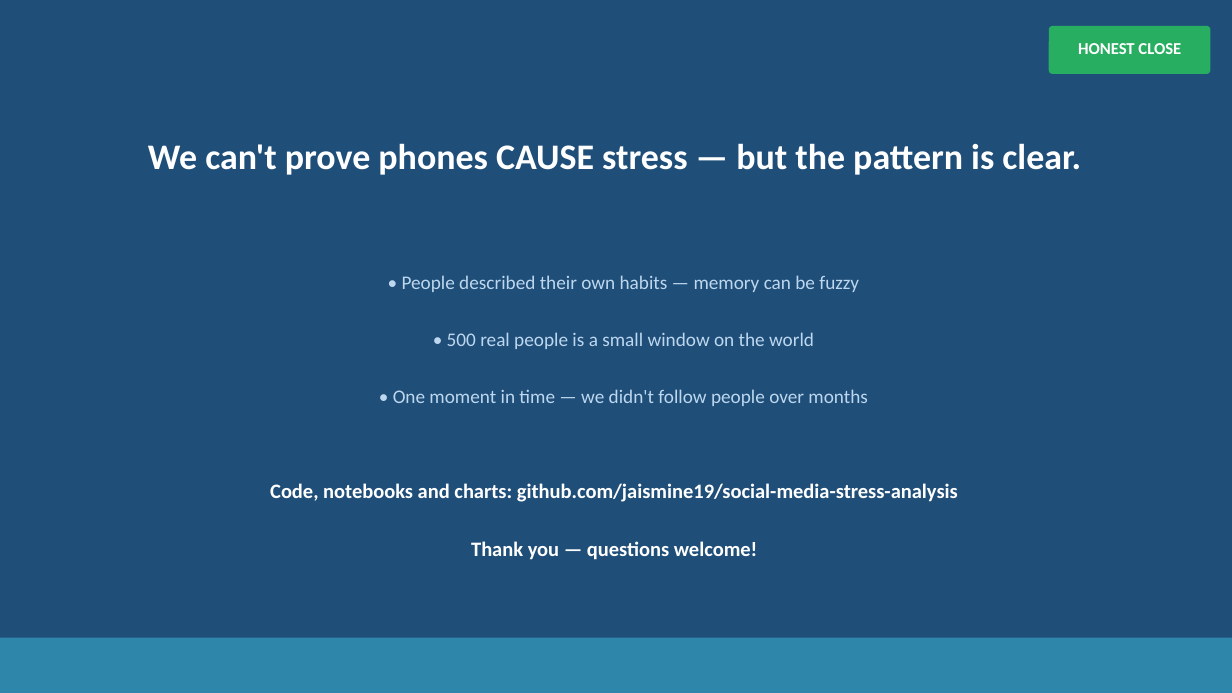
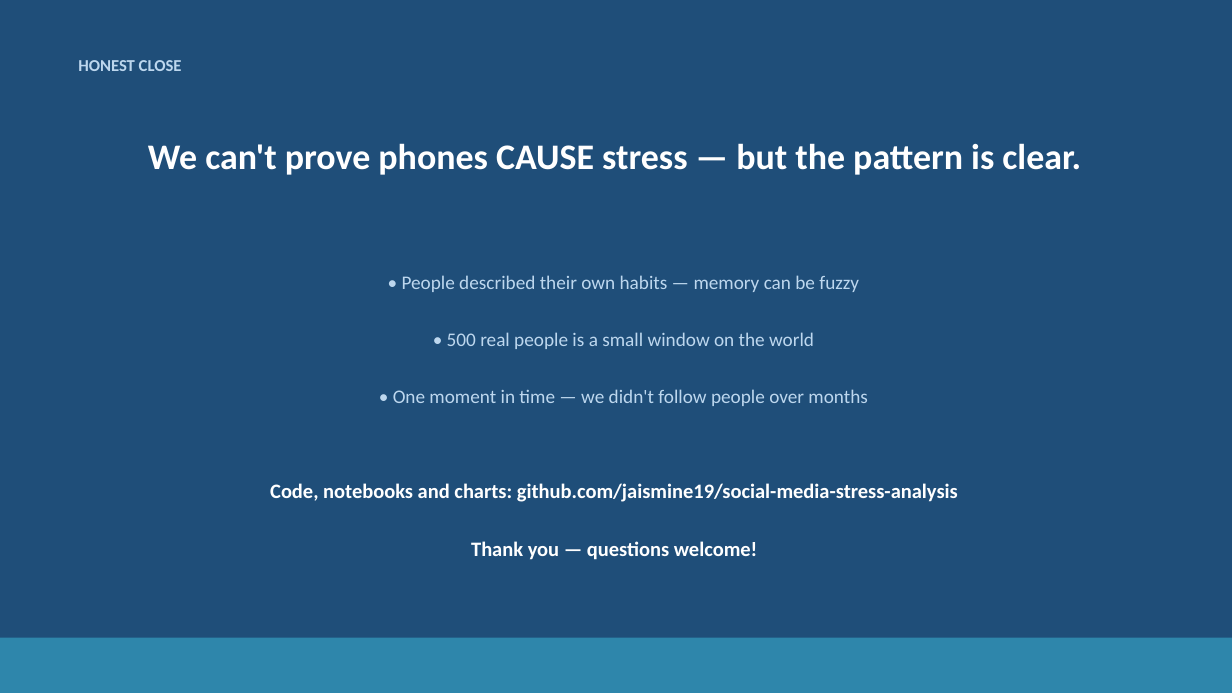
Before and after one commit to jaismine19/social-media-stress-analysis, a slide deck: slide 16 of presentation/Social_Media_Stress_Presentation.pptx. Drawn at 1232x693 pixels with LibreOffice and Linux fonts; fonts in the diff are those of the drawing. Boxes give left, top, right and bottom in pixels: in the first picture for what was removed or moved away, otherwise in the second. Text is boxed around its words. In the diff, an @@ line names an element or a change of style, - is before the commit and + after.

Commit message:
Replace boxed chapter tags with clean text labels at top-left

```diff
--- a/presentation/Social_Media_Stress_Presentation.pptx
+++ b/presentation/Social_Media_Stress_Presentation.pptx
@@ rounded rectangle removed at box(1049, 26, 1211, 74) @@
@@ text "HONEST CLOSE": place and size @@
-text "HONEST CLOSE" at box(1078, 43, 1181, 54)
+text "HONEST CLOSE" at box(78, 60, 182, 71)
@@ text "HONEST CLOSE" at box(78, 60, 182, 71): text colour #FFFFFF to #BDD7EE; alignment centre to left @@
```
Also in this commit, not shown: 12 other slides changed.
